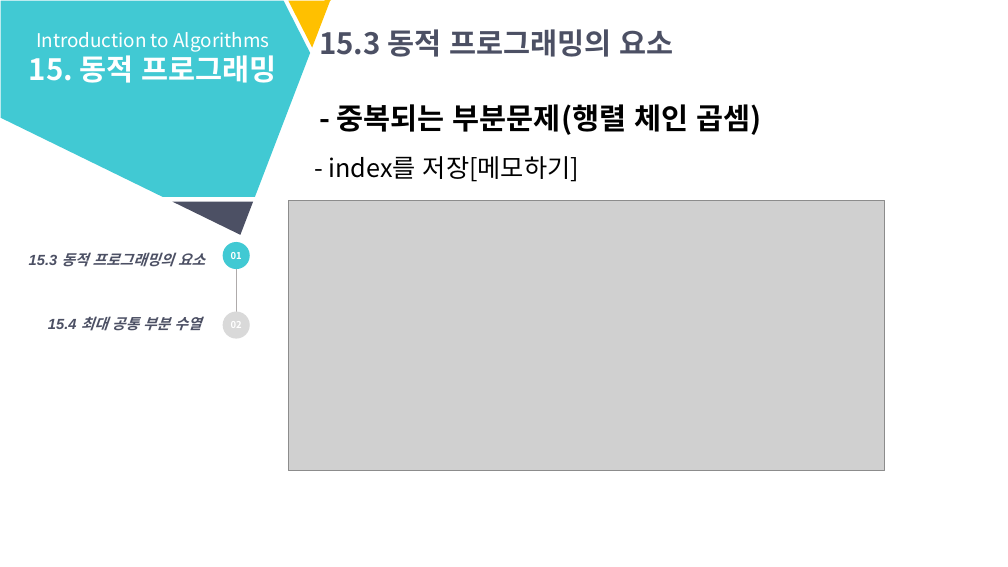
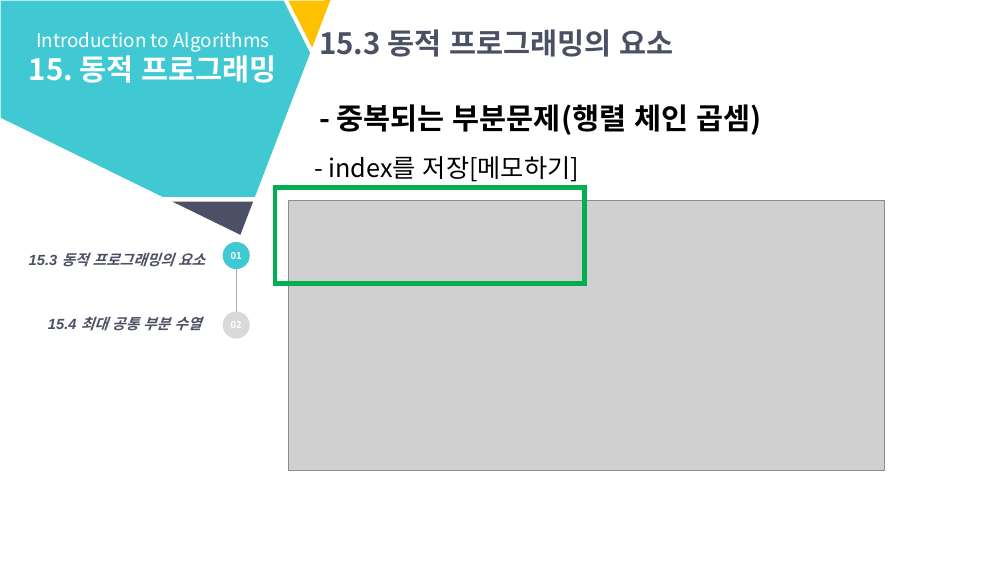
Before and after one commit to YeonWon123/2019_summer_algorithm, a slide deck: slide 17 of Week 6/태원_Week6_정리/15.DP(3~4)_노태원.pptx. Drawn at 1008x567 pixels with LibreOffice and Linux fonts; fonts in the diff are those of the drawing; grey boxes stand for pictures. Boxes give left, top, right and bottom in pixels: in the first picture for what was removed or moved away, otherwise in the second. Text is boxed around its words. In the diff, an @@ line names an element or a change of style, - is before the commit and + after.

```diff
--- a/Week 6/태원_Week6_정리/15.DP(3~4)_노태원.pptx
+++ b/Week 6/태원_Week6_정리/15.DP(3~4)_노태원.pptx
@@ rectangle added at bbox=[275, 188, 585, 284], outline #00B050 4.5 pt @@
```
Also in this commit, not shown: 2 other slides changed, 4 slides added, 2 other files.
